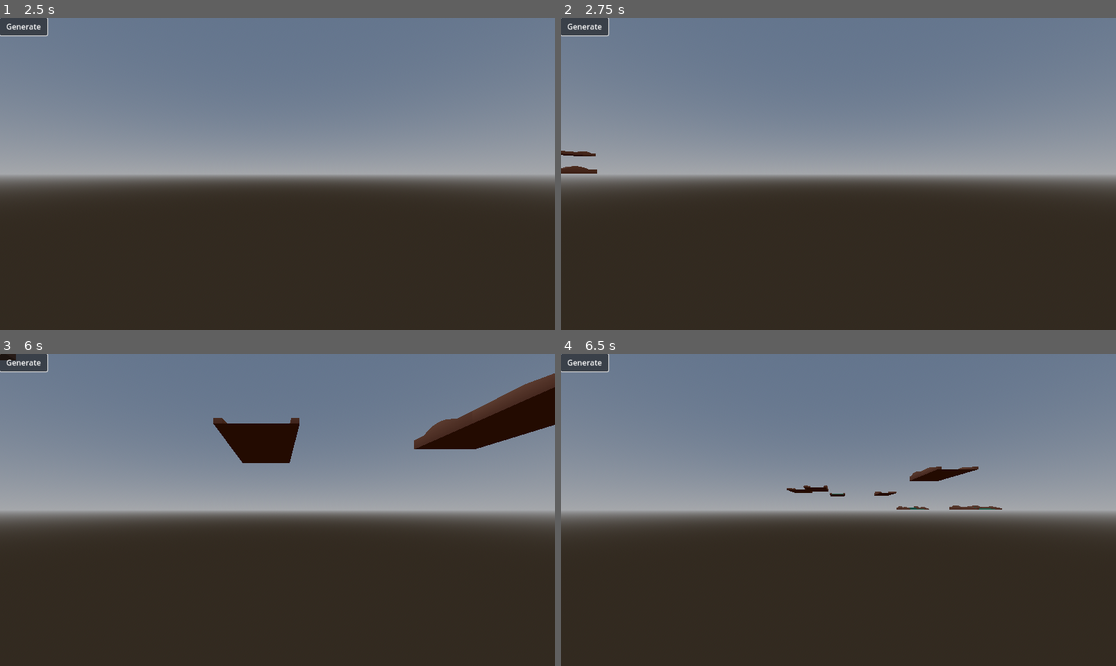
Above: before the commit, frames 1-4 (two rows, left to right).
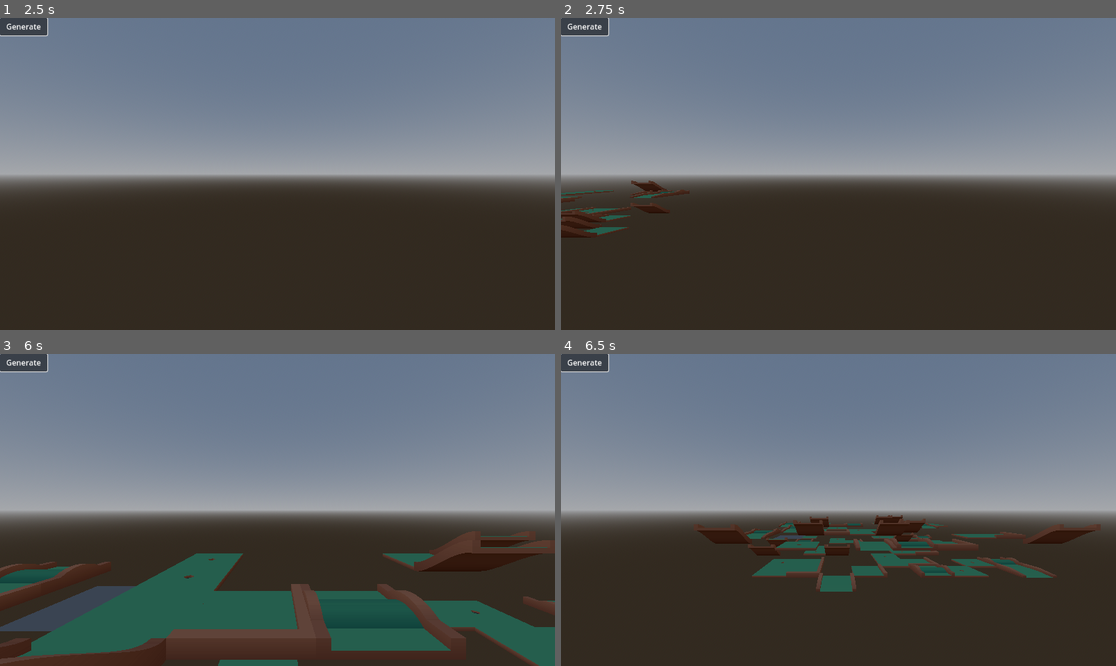
Above: after the commit, the same moments.

Repository: Inocybe/wave-function-collapse
Game: Godot game, scene res://main.tscn
The game is run twice, just before and just after one commit, with the same random seed, the same clock (stepped at 60 frames per second) and the same inputs.
Inputs (mouse positions are in pixels of both pictures, inside the frame that each line leads up to):
- Up to frame 1 (2.5 s): click "Generate" at 0.5 s; tap Enter at 1.25 s; move the mouse to (399, 158) at 1.27 s; hold D 1.28-2.03 s; tap Shift at 1.35 s; click (399, 158) at 1.42 s; tap Space at 2 s; move the mouse to (166, 189) at 2.02 s; hold S from 2.03 s (still down); tap Ctrl at 2.1 s; click (166, 189) at 2.17 s
- Up to frame 2 (2.75 s): keep holding S
- Up to frame 3 (6 s): move the mouse to (333, 441) at 2.77 s; release S at 2.78 s; hold D 2.78-3.53 s; tap Shift at 2.85, 4.35, 5.85 s; click (333, 441) at 2.92 s; tap Enter at 3.5, 5 s; move the mouse to (249, 572) at 3.52 s; hold W 3.53-4.28 s; tap Ctrl at 3.6, 5.1 s; click (249, 572) at 3.67 s; tap Space at 4.25, 5.75 s; move the mouse to (444, 556) at 4.27 s; hold A 4.28-5.78 s; click (444, 556) at 4.42 s; move the mouse to (111, 463) at 5.02 s; click (111, 463) at 5.17 s; move the mouse to (305, 510) at 5.77 s; hold S from 5.78 s (still down); click (305, 510) at 5.92 s
- Up to frame 4 (6.5 s): keep holding S

Frame 1 is identical in both runs. In frame 2, 0.8% of the frame differs, in the area x 0-24%, y 42-71%; in frame 3, 25%, in the area x 0-100%, y 0-100%; in frame 4, 5.8%.

Commit message:
collapsing, but not properly it seems

Diff:
--- a/main.tscn
+++ b/main.tscn
@@ -15,12 +15,14 @@
 
 [sub_resource type="SphereShape3D" id="SphereShape3D_h2yge"]
 
+[sub_resource type="PlaneMesh" id="PlaneMesh_h2yge"]
+
 [node name="Main" type="Node3D"]
 
 [node name="WorldEnvironment" type="WorldEnvironment" parent="."]
 environment = SubResource("Environment_1bvp3")
 
-[node name="Node" type="Node" parent="." node_paths=PackedStringArray("grid_map")]
+[node name="WFC" type="Node" parent="." node_paths=PackedStringArray("grid_map")]
 script = ExtResource("2_h2yge")
 wfc_constraints = ExtResource("3_1bvp3")
 grid_map = NodePath("../GridMap")
@@ -39,6 +41,7 @@
 anchor_bottom = 1.0
 grow_horizontal = 2
 grow_vertical = 2
+mouse_filter = 2
 
 [node name="Button" type="Button" parent="CanvasLayer/Control"]
 layout_mode = 0
@@ -47,10 +50,14 @@
 text = "Generate"
 
 [node name="FlyCamera" type="CharacterBody3D" parent="."]
+transform = Transform3D(1, 0, 0, 0, 1, 0, 0, 0, 1, 0, 2, 0)
 script = ExtResource("3_h2yge")
 metadata/_custom_type_script = "uid://cte4jalives85"
 
 [node name="CollisionShape3D" type="CollisionShape3D" parent="FlyCamera"]
 shape = SubResource("SphereShape3D_h2yge")
 
-[connection signal="pressed" from="CanvasLayer/Control/Button" to="Node" method="_on_button_pressed"]
+[node name="MeshInstance3D" type="MeshInstance3D" parent="."]
+mesh = SubResource("PlaneMesh_h2yge")
+
+[connection signal="pressed" from="CanvasLayer/Control/Button" to="WFC" method="_on_button_pressed"]
--- a/project.godot
+++ b/project.godot
@@ -14,7 +14,3 @@
 run/main_scene="uid://b00jhs717a2xq"
 config/features=PackedStringArray("4.5", "Forward Plus")
 config/icon="res://icon.svg"
-
-[editor_plugins]
-
-enabled=PackedStringArray("res://addons/sk_fly_camera/plugin.cfg")
--- a/scripts/wfc.gd
+++ b/scripts/wfc.gd
@@ -20,7 +20,7 @@
 var tiles: Dictionary[Vector3i, Array] = {}
 var smallest_collapse_size: int = 1000
 var smallest_collapses: Array[Vector3i]
-var max_iter: int = grid_size.x * grid_size.z * grid_size.y
+var max_iter: int = 200
 var iter: int = 0
 
 
@@ -32,11 +32,13 @@
 #region WFC
 func wfc() -> void:
 	tiles.clear()
+	iter = 0
 	initialize()
+
 	var start_tile: String = "start"
 	var start_rand_pos: Vector3i = random_vector3i(grid_size)
-	tiles[Vector3i(start_rand_pos)].clear()
-	tiles[Vector3i(start_rand_pos)].append(start_tile) # TERRIBLE HARD CODED IN
+	tiles[start_rand_pos] = [start_tile]
+
 	propogate(start_rand_pos)
 
 	collapse_wave_function()
@@ -47,7 +49,7 @@
 	for x in range(grid_size.x):
 		for z in range(grid_size.z):
 			for y in range(grid_size.y):
-				tiles.get_or_add(Vector3i(x, y, z), [])
+				tiles[Vector3i(x, y, z)] =  array_of_available_tiles.duplicate()
 
 
 
@@ -55,14 +57,19 @@
 	var fully_collapsed: bool = false
 
 	while !fully_collapsed:
+		iter += 1
 
 		if iter > max_iter:
-			printerr("Didn't collapse.")
-			print(tiles)
+			printerr("Didn't collapse after ", max_iter, " iterations.")
+			print("Tiles uncolapesed count: ", count_uncollapsed())
 			return
 
+
+		update_smallest_collapses()
+
+
 		if smallest_collapses.is_empty():
-			print("Fully collapsed.")
+			print("Fully collapsed after ", iter, " iterations")
 			fully_collapsed = true
 			continue
 
@@ -70,48 +77,65 @@
 		var rand_int = randi_range(0, smallest_collapses.size() - 1)
 		var lowest_entropy_cell: Vector3i = smallest_collapses[rand_int]
 
-		# clear smallest collapses for the next iterations
-		smallest_collapses.clear()
-		smallest_collapse_size = 10000
-
-
 		collapse(lowest_entropy_cell)
 		propogate(lowest_entropy_cell)
-		iter += 1
+
 
 	print(tiles)
 
 
+func update_smallest_collapses() -> void:
+	smallest_collapses.clear()
+	smallest_collapse_size = 10000
+
+	for pos in tiles.keys():
+		var tile_count = tiles[pos].size()
+
+		# Skip already collapsed tiles (size == 1)
+		if tile_count <= 1:
+			continue
+
+		if tile_count < smallest_collapse_size:
+			smallest_collapse_size = tile_count
+			smallest_collapses = [pos]
+		elif tile_count == smallest_collapse_size:
+			smallest_collapses.append(pos)
+
 
 
 func propogate(index: Vector3i) -> void:
-	for direction in CheckDirections.values():
-		var checking_pos = index + propogate_check_directions[direction]
-
-		if checking_pos.x < 0 or checking_pos.x >= grid_size.x:
-			continue
-		if checking_pos.y < 0 or checking_pos.y >= grid_size.y:
-			continue
-		if checking_pos.z < 0 or checking_pos.z >= grid_size.z:
-			continue
-		if tiles[checking_pos].size() == 1:
-			continue
-
-		# pass
-		var available_tiles = change_entropy(index, direction)
-		tiles[checking_pos].clear()
-		tiles[checking_pos].append_array(available_tiles)
-
-
-		# save sive of array, along with pos, so we have lowest entropy
-		if available_tiles == ["Empty"]:
-			continue
-		if available_tiles.size() < smallest_collapse_size:
-			smallest_collapses.clear()
-			smallest_collapses.append(checking_pos)
-			smallest_collapse_size = available_tiles.size()
-		elif available_tiles.size() == smallest_collapse_size:
-			smallest_collapses.append(checking_pos)
+	var queue: Array[Vector3i] = [index]
+	var visited: Dictionary = {}
+
+	while !queue.is_empty():
+		var current_pos = queue.pop_front()
+
+		if visited.has(current_pos):
+			continue
+		visited[current_pos] = true
+
+		for direction in CheckDirections.values():
+			var checking_pos = index + propogate_check_directions[direction]
+
+			if checking_pos.x < 0 or checking_pos.x >= grid_size.x: continue
+			if checking_pos.y < 0 or checking_pos.y >= grid_size.y: continue
+			if checking_pos.z < 0 or checking_pos.z >= grid_size.z: continue
+
+			if tiles[checking_pos].size() == 1:
+				continue
+
+			# pass
+			var possible_tiles = get_possible_tiles_for_neighbor(index, direction)
+
+			var new_tiles = intersect_arrays(tiles[checking_pos], possible_tiles)
+
+			if new_tiles.size() < tiles[checking_pos].size():
+				tiles[checking_pos] = new_tiles
+
+				# Add neighbor to queue if it needs further propagation
+				if !visited.has(checking_pos):
+					queue.append(checking_pos)
+
 
 
 func collapse(index: Vector3i) -> void:
@@ -119,18 +143,31 @@
 	var collapsed_tile = tiles[index][randi_range(0, size - 1)]
 	tiles[index] = [collapsed_tile]
 
+func intersect_arrays(array1: Array, array2: Array) -> Array:
+	var result: Array = []
+	for item in array1:
+		if array2.has(item):
+			result.append(item)
+	return result
+
 
 #endregion
 
 
 func create_visual() -> void:
+	grid_map.clear()
 	for x:int in range(grid_size.x):
 		for z:int in range(grid_size.z):
 			for y:int in range(grid_size.y):
+				if !tiles.has(Vector3i(x,y,z)):
+					continue
+
 				var item: Array = tiles[Vector3i(x, y, z)]
-				if item == []:
+				if item.is_empty():
 					continue
 				if item[0] == "Empty":
+					continue
+				if item.size() > 1:
 					continue
 
 				grid_map.mesh_library = wfc_constraints.mesh_library
@@ -205,8 +242,22 @@
 #endregion
 
 
-func change_entropy(index: Vector3i, direction: int) -> Array:
-	return wfc_constraints.rules[tiles[index][0]][direction] # TS IS THE MOST BUNS CODE, BASICALLY JUST GETS THE THING PROPERLY
+func get_possible_tiles_for_neighbor(index: Vector3i, direction: int) -> Array:
+	var possible: Array = []
+
+	# For each tile possibility at current position
+	for tile in tiles[index]:
+		if tile == "Empty":
+			continue
+
+		# Get what tiles can be adjacent in this direction
+		if wfc_constraints.rules.has(tile) and wfc_constraints.rules[tile].size() > direction:
+			var allowed = wfc_constraints.rules[tile][direction]
+			for allowed_tile in allowed:
+				if !possible.has(allowed_tile):
+					possible.append(allowed_tile)
+
+	return possible
 
 func array_unique(array: Array[String]) -> Array:
 	var unique: Array[String] = []
@@ -217,3 +268,10 @@
 
 func random_vector3i(bounds: Vector3i) -> Vector3i:
 	return Vector3i(randi_range(0, grid_size.x - 1), randi_range(0, grid_size.y - 1), randi_range(0, grid_size.z - 1))
+
+func count_uncollapsed() -> int:
+	var count = 0
+	for pos in tiles.keys():
+		if tiles[pos].size() > 1:
+			count += 1
+	return count
Not shown: 1 places in main.tscn that only renumber resources
